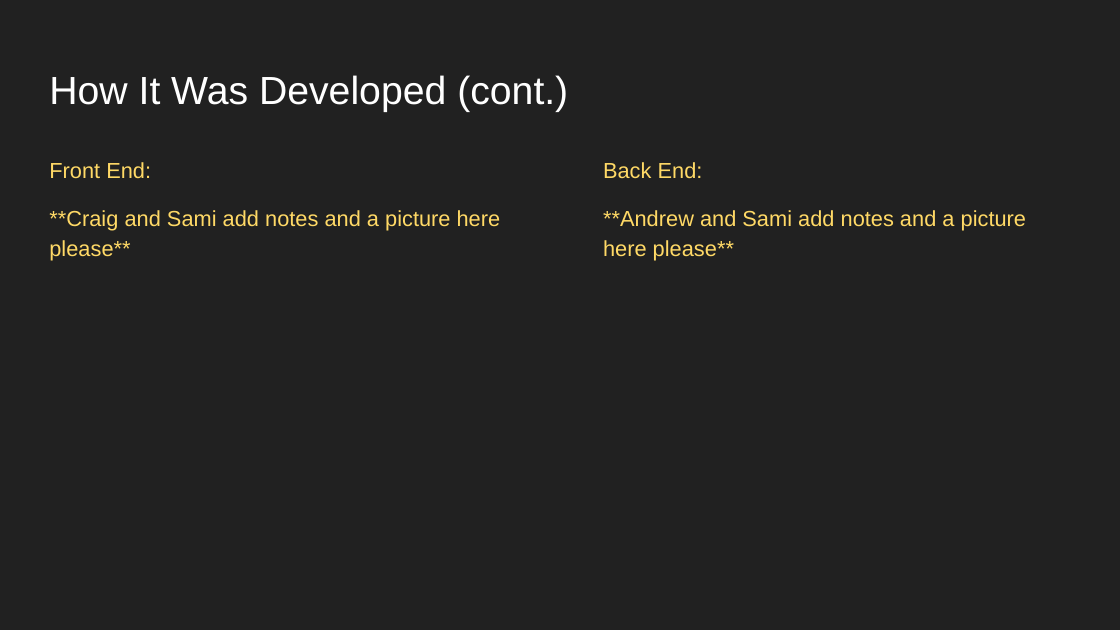
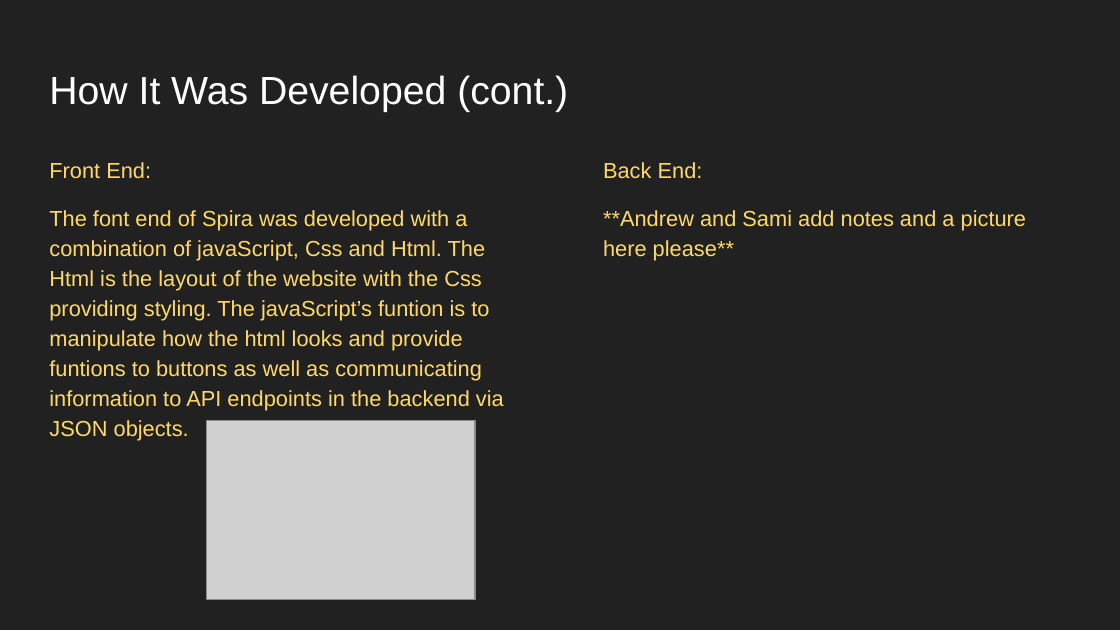
Before and after one commit to SamiESK/SmallProject, a slide deck: slide 4 of Files/Spira Contact Manager.pptx. Drawn at 1120x630 pixels with LibreOffice and Linux fonts; fonts in the diff are those of the drawing; grey boxes stand for pictures. Boxes give left, top, right and bottom in pixels: in the first picture for what was removed or moved away, otherwise in the second. Text is boxed around its words. In the diff, an @@ line names an element or a change of style, - is before the commit and + after.

```diff
--- a/Files/Spira Contact Manager.pptx
+++ b/Files/Spira Contact Manager.pptx
@@ text at [49, 210, 504, 441]: text changed @@
-**Craig and Sami add notes and a picture here please**
+The font end of Spira was developed with a combination of javaScript, Css and Html. The Html is the layout of the website with the Css providing styling. The javaScript’s funtion is to manipulate how the html looks and provide funtions to buttons as well as communicating information to API endpoints in the backend via JSON objects.
@@ picture added at [206, 420, 475, 599] @@
```
